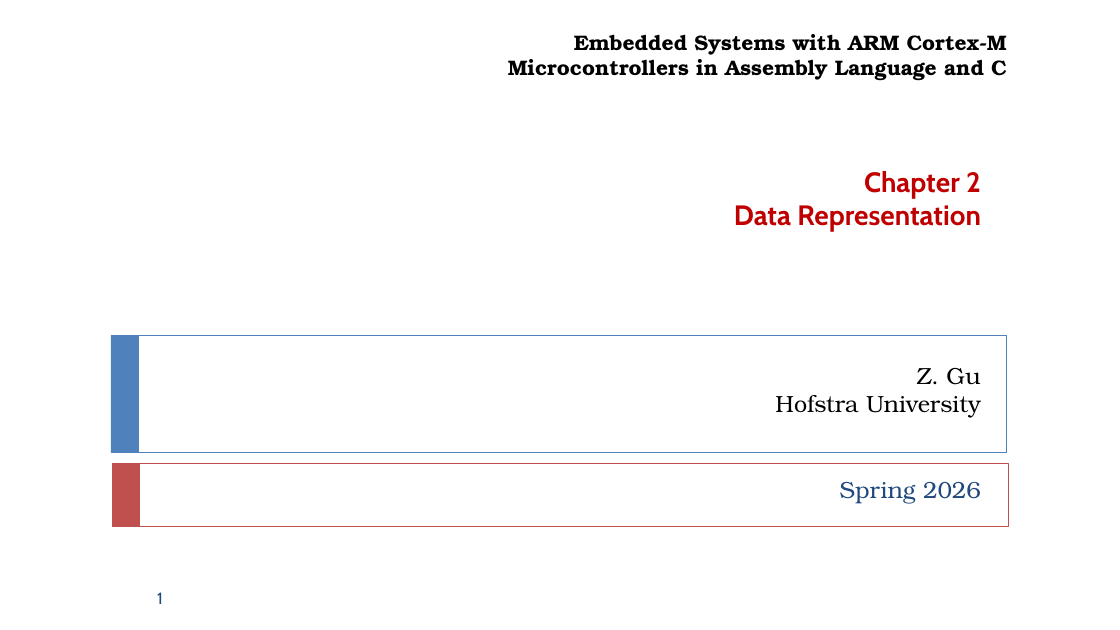
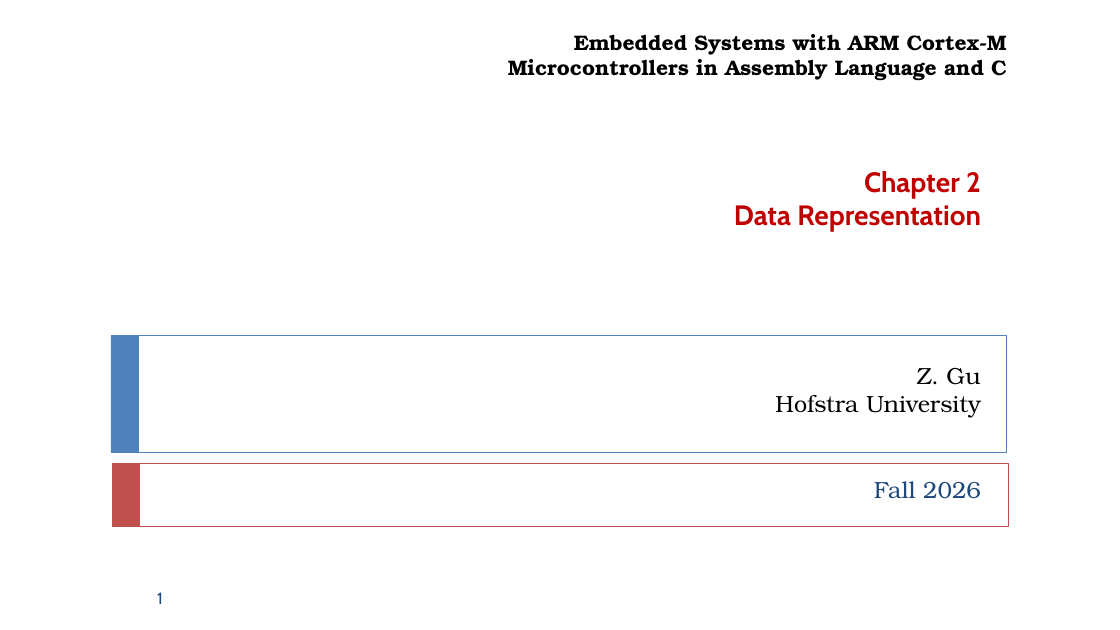
Before and after one commit to guhofstra/CSC111Sp26, a slide deck: slide 1 of PPTs/Ch2_Data_Representation.pptx. Drawn at 1120x630 pixels with LibreOffice and Linux fonts; fonts in the diff are those of the drawing. Boxes give left, top, right and bottom in pixels: in the first picture for what was removed or moved away, otherwise in the second. Text is boxed around its words. In the diff, an @@ line names an element or a change of style, - is before the commit and + after.

```diff
--- a/PPTs/Ch2_Data_Representation.pptx
+++ b/PPTs/Ch2_Data_Representation.pptx
@@ subtitle at (874, 481, 981, 499): text changed @@
-Spring 2026
+Fall 2026
```
Also in this commit, not shown: 4 other slides changed.
